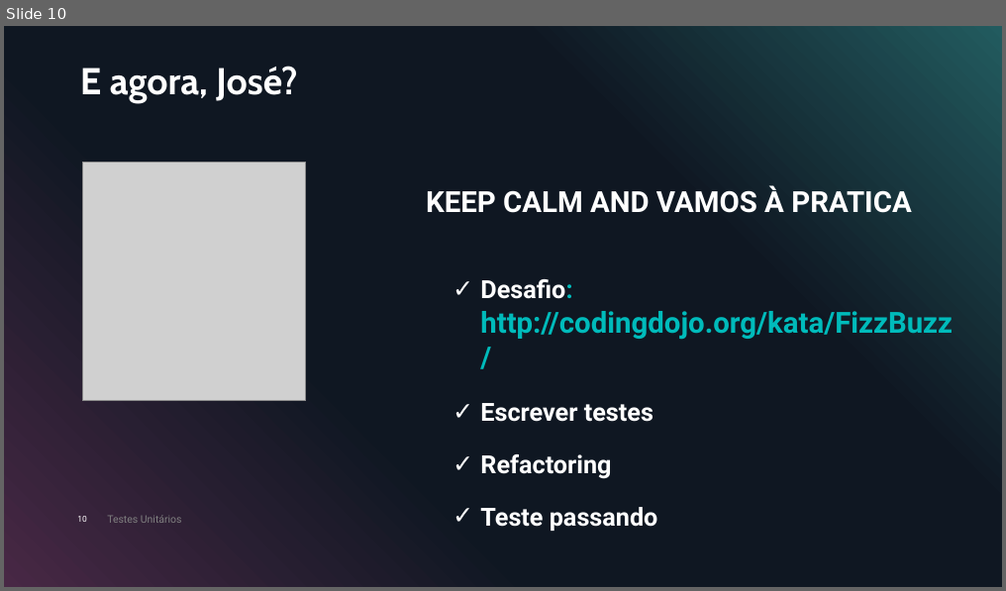
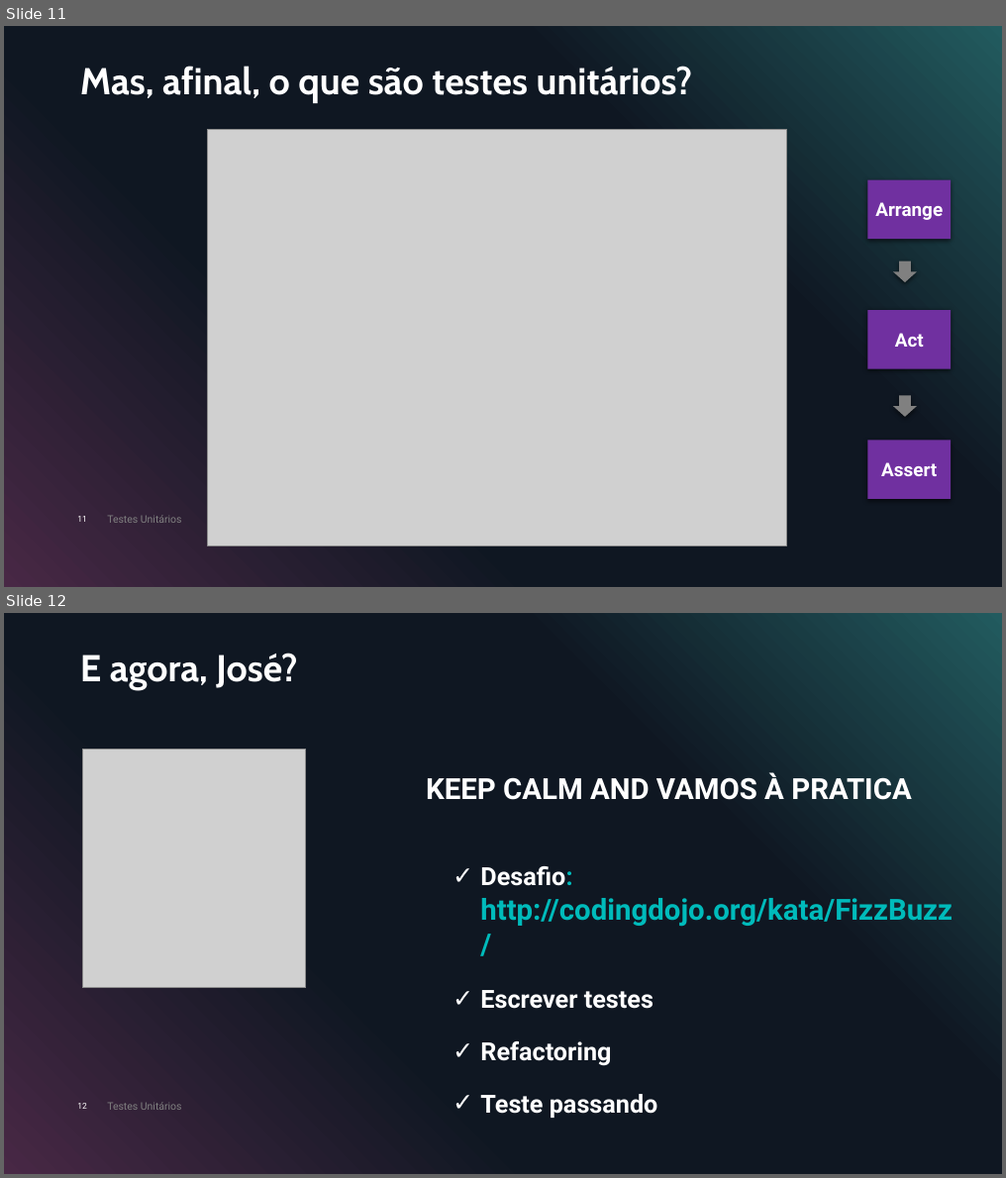
Before and after one commit to gelsongilmar/palestras, a slide deck: Teste Unitário/Porque criar testes unitários.pptx. Shown one above the other, each under a label of ours: slide 10 before the commit, slides 11 and 12 after it. The pictures are 1006x591 and 1006x1178 pixels, drawn with LibreOffice and Linux fonts; fonts in the diff are those of the drawing; grey boxes stand for pictures. Boxes give left, top, right and bottom in pixels: in the first picture for what was removed or moved away, otherwise in the second. Text is boxed around its words. In the diff, an @@ line names an element or a change of style, - is before the commit and + after.

Commit message:
Ajuste na apresentação de teste unitário

```diff
--- a/Teste Unitário/Porque criar testes unitários.pptx
+++ b/Teste Unitário/Porque criar testes unitários.pptx
@@ slide 11 added at [4,26,1002,587], background #000000; not listed: 5 template elements that a slide beside it also shows @@
@@ title added at [80,66,693,103], 36 pt, text #FFFFFF, bold @@
+Mas, afinal, o que são testes unitários?
@@ picture added at [208,129,787,546] @@
@@ rectangle added at [868,180,951,240], fill #7030A0, 18 pt, text #FFFFFF, bold @@
+Arrange
@@ right arrow added at [893,262,916,282], fill #808080 @@
@@ rectangle added at [868,310,951,370], fill #7030A0, 18 pt, text #FFFFFF, bold @@
+Act
@@ right arrow added at [893,395,916,416], fill #808080 @@
@@ rectangle added at [868,440,951,499], fill #7030A0, 18 pt, text #FFFFFF, bold @@
+Assert
@@ page number added at [77,516,86,522], 8 pt, text #FFFFFF @@
+11
@@ text added at [107,515,182,523], 10 pt, text #808080 @@
+Testes Unitários
@@ what was slide 10 is now slide 12 @@
```
Also in this commit, not shown: 4 slides changed, 1 other slide added.
